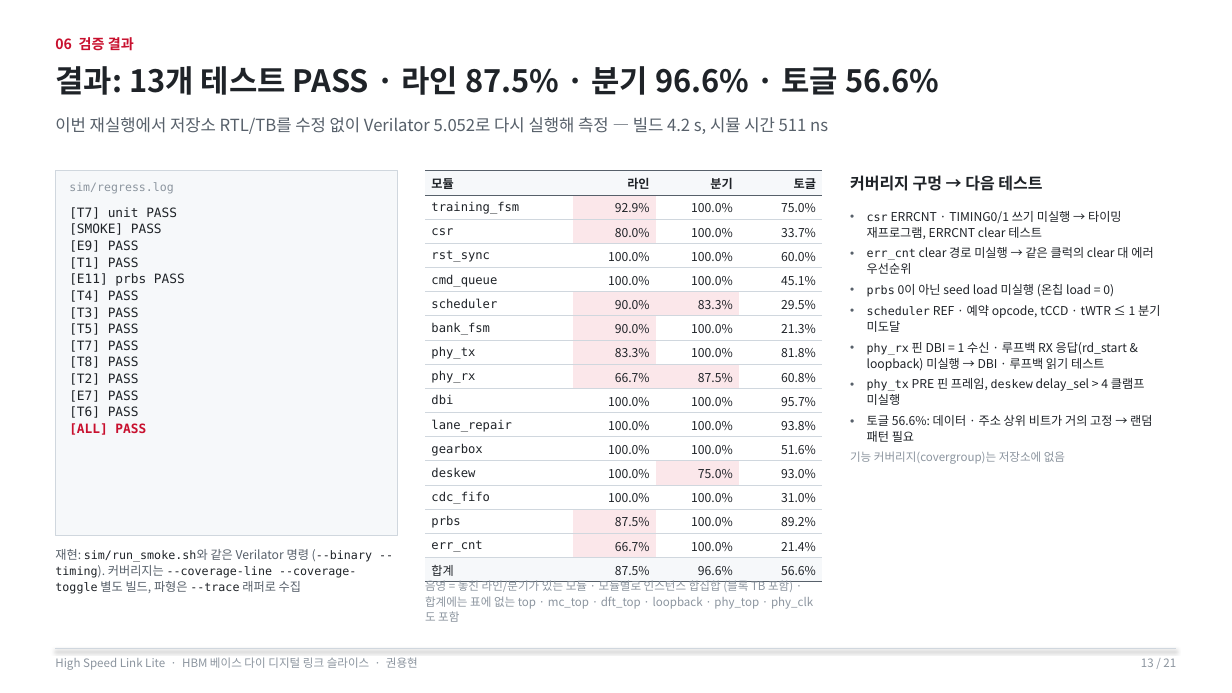
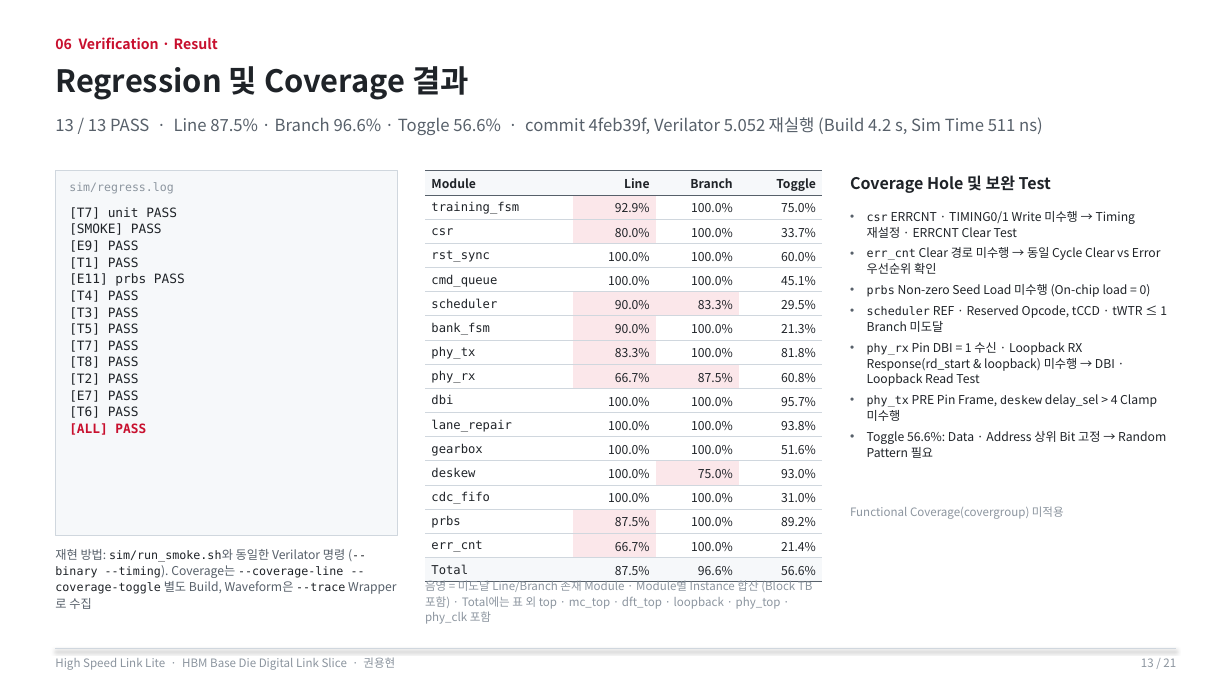
Before and after one commit to yhkwon-git/High_Speed_Link_Lite, a slide deck: slide 13 of portfolio-deck/HighSpeedLinkLite_Portfolio.pptx. Drawn at 1232x693 pixels with LibreOffice and Linux fonts; fonts in the diff are those of the drawing. Boxes give left, top, right and bottom in pixels: in the first picture for what was removed or moved away, otherwise in the second. Text is boxed around its words. In the diff, an @@ line names an element or a change of style, - is before the commit and + after.

```diff
--- a/portfolio-deck/HighSpeedLinkLite_Portfolio.pptx
+++ b/portfolio-deck/HighSpeedLinkLite_Portfolio.pptx
@@ text at bbox=[55, 37, 218, 49]: text changed @@
-06 검증 결과
+06 Verification · Result
@@ text at bbox=[55, 66, 469, 100]: text changed @@
-결과: 13개 테스트 PASS · 라인 87.5% · 분기 96.6% · 토글 56.6%
+Regression 및 Coverage 결과
@@ text at bbox=[55, 117, 1043, 135]: text changed @@
-이번 재실행에서 저장소 RTL/TB를 수정 없이 Verilator 5.052로 다시 실행해 측정 — 빌드 4.2 s, 시뮬 시간 511 ns
+13 / 13 PASS · Line 87.5% · Branch 96.6% · Toggle 56.6% · commit 4feb39f, Verilator 5.052 재실행 (Build 4.2 s, Sim Time 511 ns)
@@ table at bbox=[425, 171, 823, 579] @@
-row 1: 모듈 | 라인 | 분기 | 토글
+row 1: Module | Line | Branch | Toggle
-row 17, column 1: 합계
+row 17, column 1: Total
@@ text at bbox=[850, 175, 1051, 193]: text changed @@
-커버리지 구멍 → 다음 테스트
+Coverage Hole 및 보완 Test
@@ text at bbox=[867, 211, 1167, 458]: text changed @@
-• csr ERRCNT · TIMING0/1 쓰기 미실행 → 타이밍 재프로그램, ERRCNT clear 테스트
-• err_cnt clear 경로 미실행 → 같은 클럭의 clear 대 에러 우선순위
-• prbs 0이 아닌 seed load 미실행 (온칩 load = 0)
-• scheduler REF · 예약 opcode, tCCD · tWTR ≤ 1 분기 미도달
-• phy_rx 핀 DBI = 1 수신 · 루프백 RX 응답(rd_start & loopback) 미실행 → DBI · 루프백 읽기 테스트
-• phy_tx PRE 핀 프레임, deskew delay_sel > 4 클램프 미실행
-• 토글 56.6%: 데이터 · 주소 상위 비트가 거의 고정 → 랜덤 패턴 필요
+• csr ERRCNT · TIMING0/1 Write 미수행 → Timing 재설정 · ERRCNT Clear Test
+• err_cnt Clear 경로 미수행 → 동일 Cycle Clear vs Error 우선순위 확인
+• prbs Non-zero Seed Load 미수행 (On-chip load = 0)
+• scheduler REF · Reserved Opcode, tCCD · tWTR ≤ 1 Branch 미도달
+• phy_rx Pin DBI = 1 수신 · Loopback RX Response(rd_start & loopback) 미수행 → DBI · Loopback Read Test
+• phy_tx PRE Pin Frame, deskew delay_sel > 4 Clamp 미수행
+• Toggle 56.6%: Data · Address 상위 Bit 고정 → Random Pattern 필요
@@ text at bbox=[850, 506, 1064, 519]: text changed @@
-기능 커버리지(covergroup)는 저장소에 없음
+Functional Coverage(covergroup) 미적용
@@ text at bbox=[55, 549, 345, 609]: text changed @@
-재현: sim/run_smoke.sh와 같은 Verilator 명령 (--binary --timing). 커버리지는 --coverage-line --coverage-toggle 별도 빌드, 파형은 --trace 래퍼로 수집
+재현 방법: sim/run_smoke.sh와 동일한 Verilator 명령 (--binary --timing). Coverage는 --coverage-line --coverage-toggle 별도 Build, Waveform은 --trace Wrapper로 수집
@@ text at bbox=[425, 580, 813, 624]: text changed @@
-음영 = 놓친 라인/분기가 있는 모듈 · 모듈별로 인스턴스 합집합 (블록 TB 포함) · 합계에는 표에 없는 top · mc_top · dft_top · loopback · phy_top · phy_clk도 포함
+음영 = 미도달 Line/Branch 존재 Module · Module별 Instance 합산 (Block TB 포함) · Total에는 표 외 top · mc_top · dft_top · loopback · phy_top · phy_clk 포함
@@ text at bbox=[55, 657, 395, 670]: text changed @@
-High Speed Link Lite · HBM 베이스 다이 디지털 링크 슬라이스 · 권용현
+High Speed Link Lite · HBM Base Die Digital Link Slice · 권용현
```
Also in this commit, not shown: 20 other slides changed, 2 other files.
